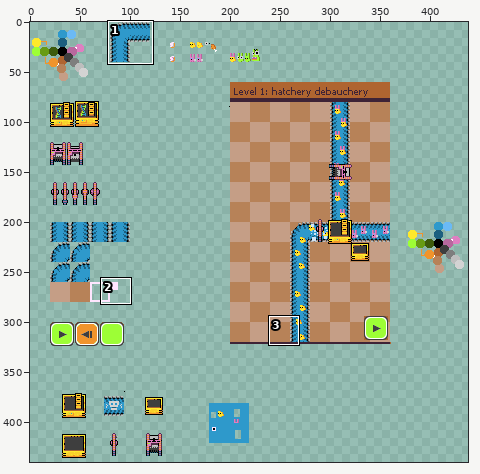
A sprite sheet gets an edit: android/assets/tileset.png. Above, an overview of the earlier version with the close-up marked.
Close-up. Old version:
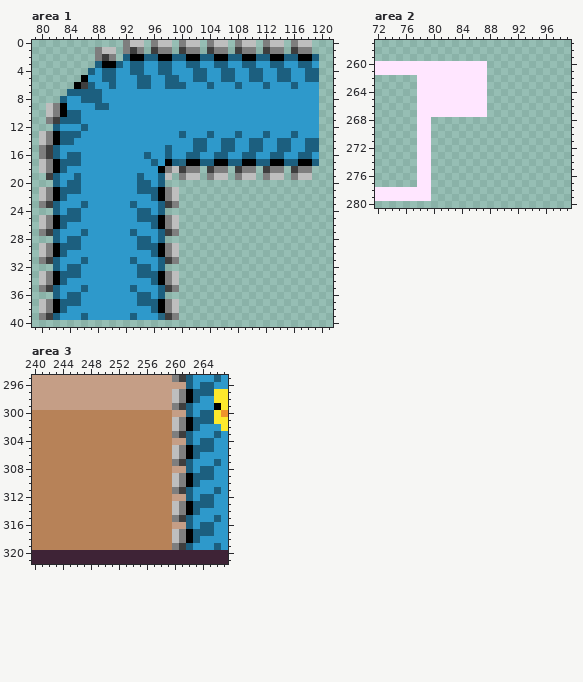
The file is 512x512 pixels. Colours within 5 levels of each other are drawn and written as one. Shown: area 1: x 79..121, y 0..40; area 2: x 72..99, y 257..280; area 3: x 240..267, y 295..321. The wide view leaves out empty margins.
After the commit:
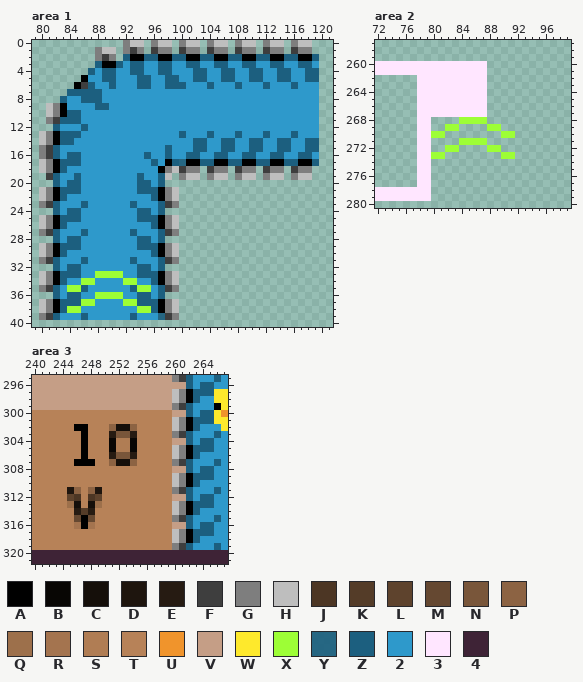
Palette (. is transparent): A #000000  B #080604  C #150f0a  D #1e150e  E #261b12  F #3e3e3e  G #7e7e7e  H #bebebe  J #4c3624  K #543c28  L #5e432d  M #654831  N #79563a  P #8c6343  Q #9d704b  R #a4744f  S #b07d54  T #b78258  U #f0942c  V #c59e86  W #fee92c  X #9dfe36  Y #1c5f7fea  Z #1c5f7f  2 #2e99cb  3 #ffe6ff  4 #3e2336
What changed:
Area 1:
Colour 2 becomes colour X in row 33 at x 88 to 91; in row 34 at x 86 to 87 and 92 to 93; in row 35 at x 84 to 85 and 94 to 95; in row 36 at x 88 to 91; in row 37 at x 86 to 87 and 92 to 93; in row 38 at x 84 to 85 and 94 to 95.
Area 2:
The author put colour X in row 268 at x 84 to 87; in row 269 at x 82 to 83 and 88 to 89; in row 270 at x 80 to 81 and 90 to 91; in row 271 at x 84 to 87; in row 272 at x 82 to 83 and 88 to 89; in row 273 at x 80 to 81 and 90 to 91.
Area 3:
Colour T becomes colour A in row 302 at x 246 to 247; in rows 303 to 306 at x 247; in row 307 at x 246 to 248; in rows 315 to 316 at x 247.
Colour T becomes colour B in rows 304 to 305 at x 251 and 254.
Colour T becomes colour C in row 302 at x 252 to 253; in row 307 at x 252 to 253; in row 313 at x 246 and 248.
Colour T becomes colour D in row 311 at x 245 and 249.
Colour T becomes colour E in row 303 at x 251 and 254; in row 306 at x 251 and 254; in row 314 at x 246 and 248.
Colour T becomes colour J in row 312 at x 246 and 248.
Colour T becomes colour K in row 314 at x 247.
Colour T becomes colour L in row 312 at x 245 and 249.
Colour T becomes colour M in row 315 at x 246 and 248.
Colour T becomes colour N in row 303 at x 252 to 253; in row 306 at x 252 to 253.
Colour T becomes colour P in row 302 at x 251 and 254; in row 307 at x 251 and 254; in row 311 at x 246 and 248.
Colour T becomes colour Q in row 313 at x 245 and 249.
Colour T becomes colour R in row 316 at x 246 and 248.
Colour T becomes colour S in rows 304 to 305 at x 252 to 253.
Where, in picture pixels (left, top, right, bottom), the same in both close-ups:
changed: (67, 271, 151, 313)
added: (431, 117, 515, 159)
changed: (67, 424, 137, 529)
